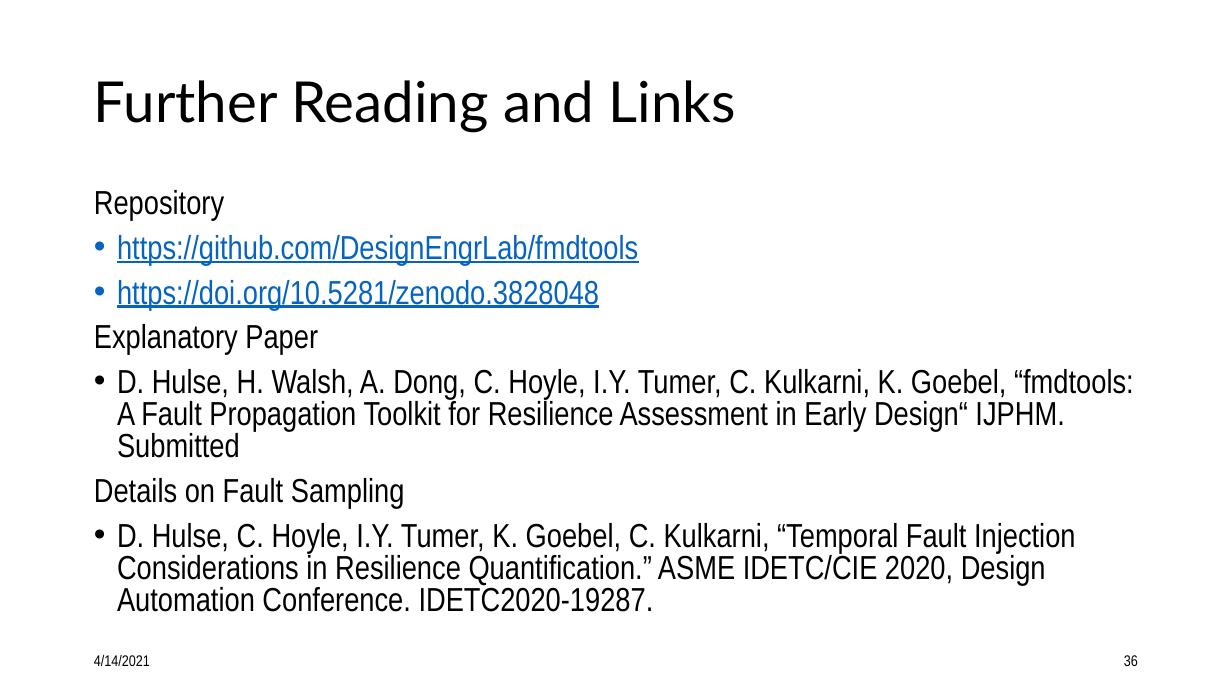
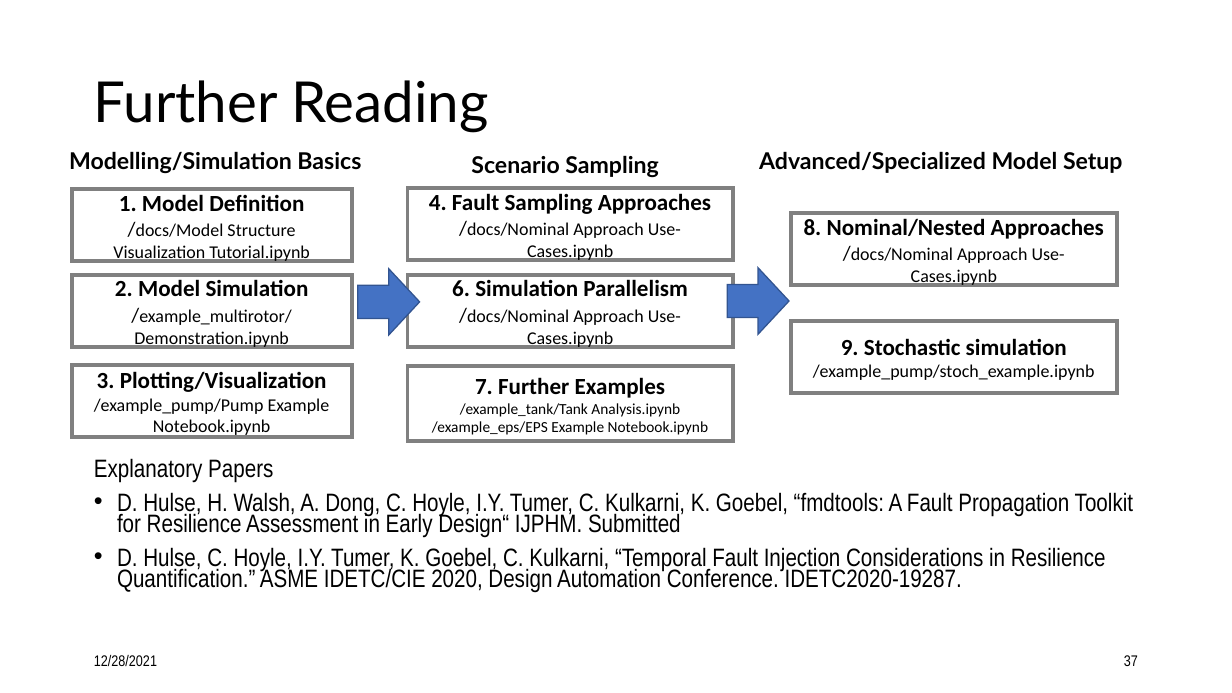
Before and after one commit to nasa/fmdtools, a slide deck: slide 37 of docs/Intro to fmdtools.pptx (slide 36 before the commit). Drawn at 1232x693 pixels with LibreOffice and Linux fonts; fonts in the diff are those of the drawing. Boxes give left, top, right and bottom in pixels: in the first picture for what was removed or moved away, otherwise in the second. Text is boxed around its words. In the diff, an @@ line names an element or a change of style, - is before the commit and + after.

Commit message:
Updating Documentation
- adding new functions to module descriptions
-update notebooks
- removing deprecated documentation

```diff
--- a/docs/Intro to fmdtools.pptx
+++ b/docs/Intro to fmdtools.pptx
@@ title at (x1=94, y1=80, x2=488, y2=132): text changed @@
-Further Reading and Links
+Further Reading
@@ rectangle added at (x1=462, y1=145, x2=677, y2=182), fill #FFFFFF, 18 pt, text #000000, bold @@
+Scenario Sampling
@@ text added at (x1=69, y1=151, x2=361, y2=173), 18 pt, text #000000, bold @@
+Modelling/Simulation Basics
@@ text added at (x1=759, y1=151, x2=1123, y2=173), 18 pt, text #000000, bold @@
+Advanced/Specialized Model Setup
@@ rectangle added at (x1=71, y1=189, x2=351, y2=262), fill #FFFFFF, outline #808080 3 pt, 14 pt, text #000000 @@
+1. Model Definition
+/docs/Model Structure Visualization Tutorial.ipynb
@@ rectangle added at (x1=408, y1=189, x2=733, y2=261), fill #FFFFFF, outline #808080 3 pt, 14 pt, text #000000 @@
+4. Fault Sampling Approaches
+/docs/Nominal Approach Use-Cases.ipynb
@@ rectangle added at (x1=791, y1=213, x2=1116, y2=285), fill #FFFFFF, outline #808080 3 pt, 14 pt, text #000000 @@
+8. Nominal/Nested Approaches
+/docs/Nominal Approach Use-Cases.ipynb
@@ right arrow added at (x1=358, y1=269, x2=420, y2=335), fill #4472C4, outline #325491 1 pt @@
@@ right arrow added at (x1=727, y1=268, x2=789, y2=335), fill #4472C4, outline #325491 1 pt @@
@@ rectangle added at (x1=71, y1=274, x2=351, y2=347), fill #FFFFFF, outline #808080 3 pt, 14 pt, text #000000 @@
+2. Model Simulation
+/example_multirotor/Demonstration.ipynb
@@ rectangle added at (x1=408, y1=274, x2=733, y2=347), fill #FFFFFF, outline #808080 3 pt, 14 pt, text #000000 @@
+6. Simulation Parallelism
+/docs/Nominal Approach Use-Cases.ipynb
@@ rectangle added at (x1=791, y1=321, x2=1116, y2=393), fill #FFFFFF, outline #808080 3 pt, 14 pt, text #000000 @@
+9. Stochastic simulation
+/example_pump/stoch_example.ipynb
@@ rectangle added at (x1=71, y1=365, x2=351, y2=437), fill #FFFFFF, outline #808080 3 pt, 14 pt, text #000000 @@
+3. Plotting/Visualization
+/example_pump/Pump Example Notebook.ipynb
@@ rectangle added at (x1=408, y1=366, x2=733, y2=441), fill #FFFFFF, outline #808080 3 pt, 12 pt, text #000000 @@
+7. Further Examples
+/example_tank/Tank Analysis.ipynb
+/example_eps/EPS Example Notebook.ipynb
@@ text "Explanatory Papers" moved from (x1=94, y1=190, x2=1134, y2=612) to (x1=94, y1=458, x2=1133, y2=593) @@
@@ text at (x1=94, y1=458, x2=273, y2=483): text changed; size 25.9 to 19.6 pt; text colour #0563C1 to #000000 @@
-Repository
-• https://github.com/DesignEngrLab/fmdtools
-• https://doi.org/10.5281/zenodo.3828048
-Explanatory Paper
+Explanatory Papers
@@ text at (x1=94, y1=478, x2=405, y2=509): paragraph removed @@
-Details on Fault Sampling
@@ text at (x1=117, y1=492, x2=1133, y2=593): size 25.9 to 19.6 pt; line spacing 0.8 to 0.7 @@
@@ text at (x1=94, y1=655, x2=157, y2=666): text changed @@
-4/14/2021
+12/28/2021
@@ page number at (x1=1124, y1=655, x2=1138, y2=666): text changed @@
-36
+37
```
Also in this commit, not shown: 32 other slides changed, 5 slides added, 3 slides removed, 14 other files.
